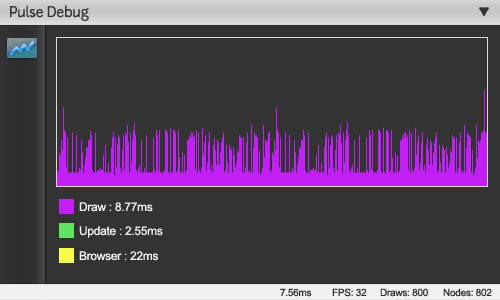
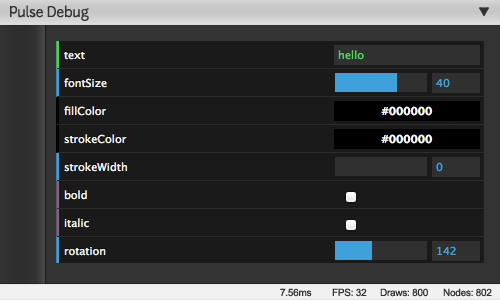
Comparing the layer stacks of the two 500×300 images. Changes:
added group "Node Tab" with 1 layers above "Perf Tab" over (56, 41, 484, 263)
added layer "Screen Shot 2011-11-18 at 10.18.13 AM" in group "Node Tab" over (56, 41, 484, 263)
hid group "Perf Tab" (9 layers) over (6, 37, 488, 263)
